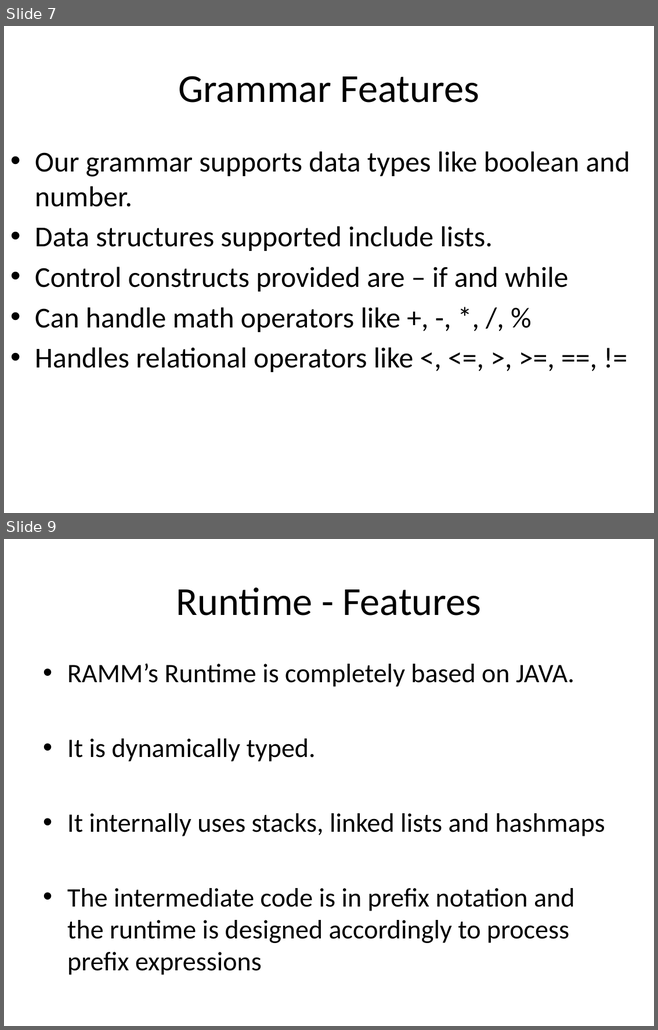
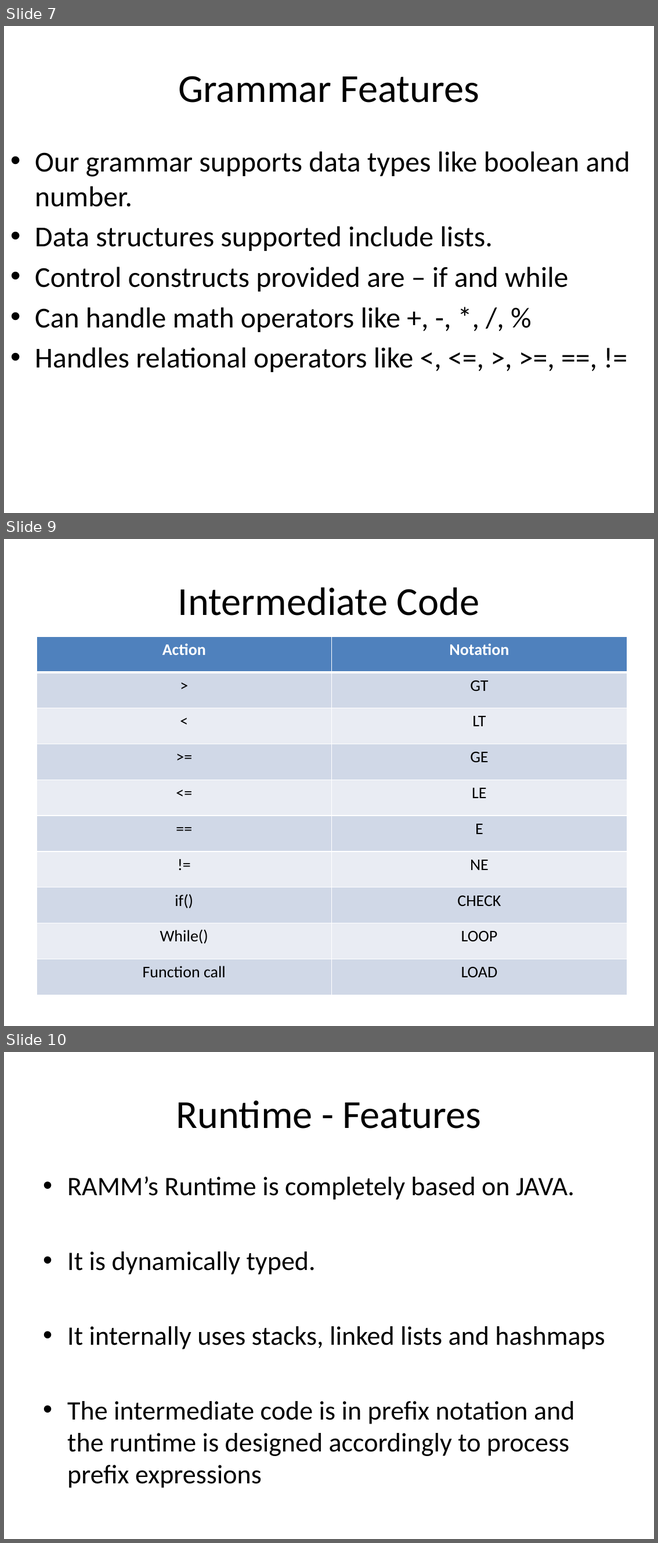
Before and after one commit to kazekagegaara/ramm, a slide deck: doc/Design.pptx. Shown one above the other, each under a label of ours: slides 7 and 9 before the commit, slides 7, 9 and 10 after it; the slides between them are not shown. The pictures are 658x1030 and 658x1543 pixels, drawn with LibreOffice and Linux fonts; fonts in the diff are those of the drawing. Boxes give left, top, right and bottom in pixels: in the first picture for what was removed or moved away, otherwise in the second. Text is boxed around its words. In the diff, an @@ line names an element or a change of style, - is before the commit and + after.

```diff
--- a/doc/Design.pptx
+++ b/doc/Design.pptx
@@ slide 9 added at <box>4,539,654,1026</box>, background #FFFFFF @@
@@ title added at <box>178,587,479,616</box>, 44 pt, text #000000 @@
+Intermediate Code
@@ table added at <box>36,636,626,995</box>, 10 rows, 2 columns @@
+Action | Notation
+> | GT
+< | LT
+>= | GE
+<= | LE
+== | E
+!= | NE
+if() | CHECK
+While() | LOOP
+Function call | LOAD
@@ what was slide 9 is now slide 10 @@
```
Also in this commit, not shown: 2 other slides added, 1 slide removed, 1 other file.
